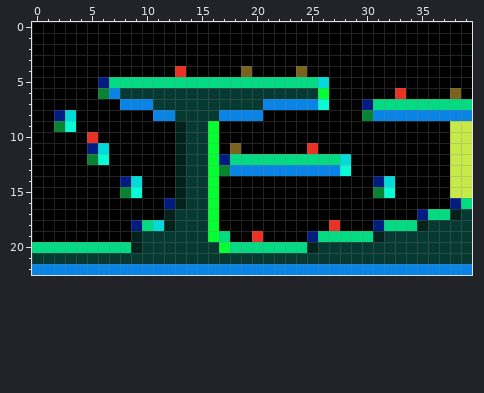
Pixel-art sprite: res/level/Map2.png. Above: the version before the commit.
The file is 40x23 pixels.
And afterwards:
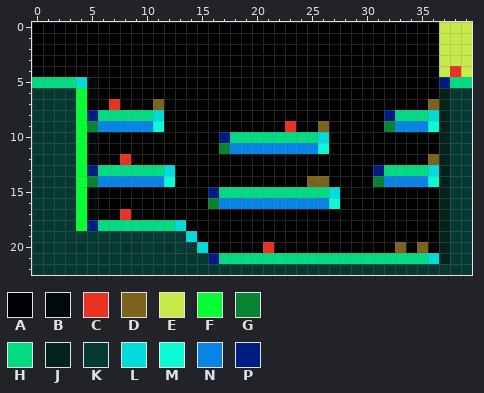
Palette (. is transparent): A #000000  B #000909  C #ea3223  D #7b621d  E #c7ea4a  F #06ff32  G #078332  H #02db81  J #04221c  K #053932  L #03dbda  M #09fbd6  N #0883e6  P #011c81
Edits made:
y 0..3: x 37..39 AAA -> EEE
y 4: x 13 C -> A; x 19 D -> A; x 24 D -> A; x 37..39 AAA -> ECE
y 5: x 0..26 AAAAAAPHHHHHHHHHHHHHHHHHHHL -> HHHHLBAAAAAAAAAAAAAAAAAAAAA; x 37..39 AAA -> PHH
y 6: x 0..26 AAAAAAGNKKKKKKKKKKKKKKKKKKF -> KKKKFBAAAAAAAAAAAAAAAAAAAAA; x 33 C -> A; x 37..39 ADA -> JKK
y 7: x 0..4 AAAAA -> KKKKF; x 7..26 ANNNKKKKKKKKKKNNNNNM -> CAAADAAAAAAAAAAAAAAA; x 30..39 PHHHHHHHHH -> AAAAAADJKK
y 8: x 0..20 AAPLAAAAAAANNKKKKNNNN -> KKKKFPHHHHHLAAAAAAAAA; x 30..39 GNNNNNNNNN -> AAPHHHLJKK
y 9: x 0..11 AAGMAAAAAAAA -> KKKKFGNNNNNM; x 13..16 JKKF -> AAAA; x 23 A -> C; x 26 A -> D; x 32..39 AAAAAAEE -> GNNNMJKK
y 10: x 0..5 AAAAAC -> KKKKFB; x 13..26 JKKFAAAAAAAAAA -> AAAAPHHHHHHHHL; x 37..39 AEE -> JKK
y 11: x 0..6 AAAAAPL -> KKKKFBA; x 13..26 JKKFADAAAAAACA -> AAAAGNNNNNNNNM; x 37..39 AEE -> JKK
y 12: x 0..6 AAAAAGM -> KKKKFBA; x 8 A -> C; x 13..28 JKKFPHHHHHHHHHHL -> AAAAAAAAAAAAAAAA; x 36..39 AAEE -> DJKK
y 13: x 0..28 AAAAAAAAAAAAAJKKFGNNNNNNNNNNM -> KKKKFPHHHHHHLAAAAAAAAAAAAAAAA; x 31..39 AAAAAAAEE -> PHHHHLJKK
y 14: x 0..16 AAAAAAAAPLAAAJKKF -> KKKKFGNNNNNNMAAAA; x 25..26 AA -> DD; x 31..39 PLAAAAAEE -> GNNNNMJKK
y 15: x 0..5 AAAAAA -> KKKKFB; x 8..9 GM -> AA; x 13..27 JKKFAAAAAAAAAAA -> AAAPHHHHHHHHHHL; x 31..32 GM -> AA; x 37..39 AEE -> JKK
y 16: x 0..5 AAAAAA -> KKKKFB; x 12..27 PJKKFAAAAAAAAAAA -> AAAAGNNNNNNNNNNM; x 37..39 APH -> JKK
y 17: x 0..5 AAAAAA -> KKKKFB; x 8 A -> C; x 12..16 JKKKF -> AAAAA; x 35..38 PHHJ -> AAJK
y 18: x 0..9 AAAAAAAAAP -> KKKKFPHHHH; x 11..16 LJKKKF -> HHLAAA; x 27 C -> A; x 31..37 PHHHJKK -> AAAAAAJ
y 19: x 0..9 AAAAAAAAAJ -> KKKKKKKKKK; x 14..17 KKFH -> LAAA; x 20 C -> A; x 25..37 PHHHHHJKKKKKK -> AAAAAAAAAAAAJ
y 20: x 0..9 HHHHHHHHHJ -> KKKKKKKKKK; x 15..37 KKFHHHHHHHJKKKKKKKKKKKK -> LAAAAACAAAAAAAAAAADADAJ
y 21: x 16..37 KKKKKKKKKKKKKKKKKKKKKK -> PHHHHHHHHHHHHHHHHHHHLJ
y 22: x 0..39 NNNNNNNNNNNNNNNNNNNNNNNNNNNNNNNNNNNNNNNN -> KKKKKKKKKKKKKKKKKKKKKKKKKKKKKKKKKKKKKKKK
Pixel boxes of the changes (left, top, right, bottom) in both pictures:
changed: (32, 22, 472, 275)
